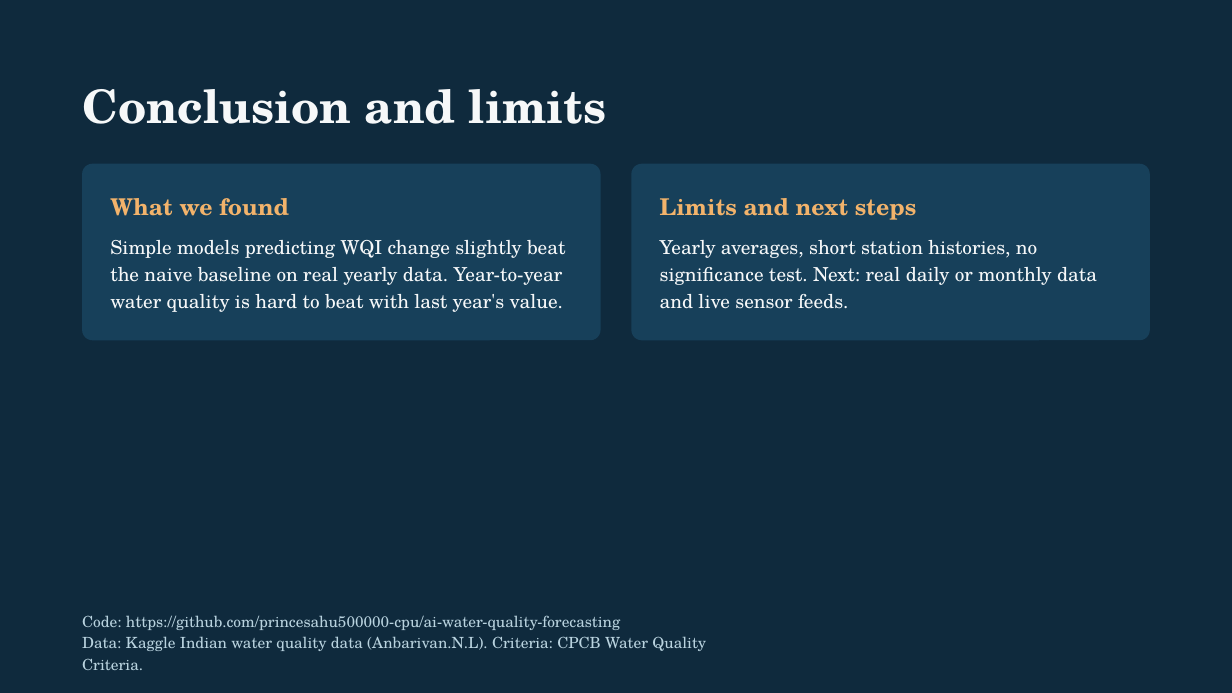
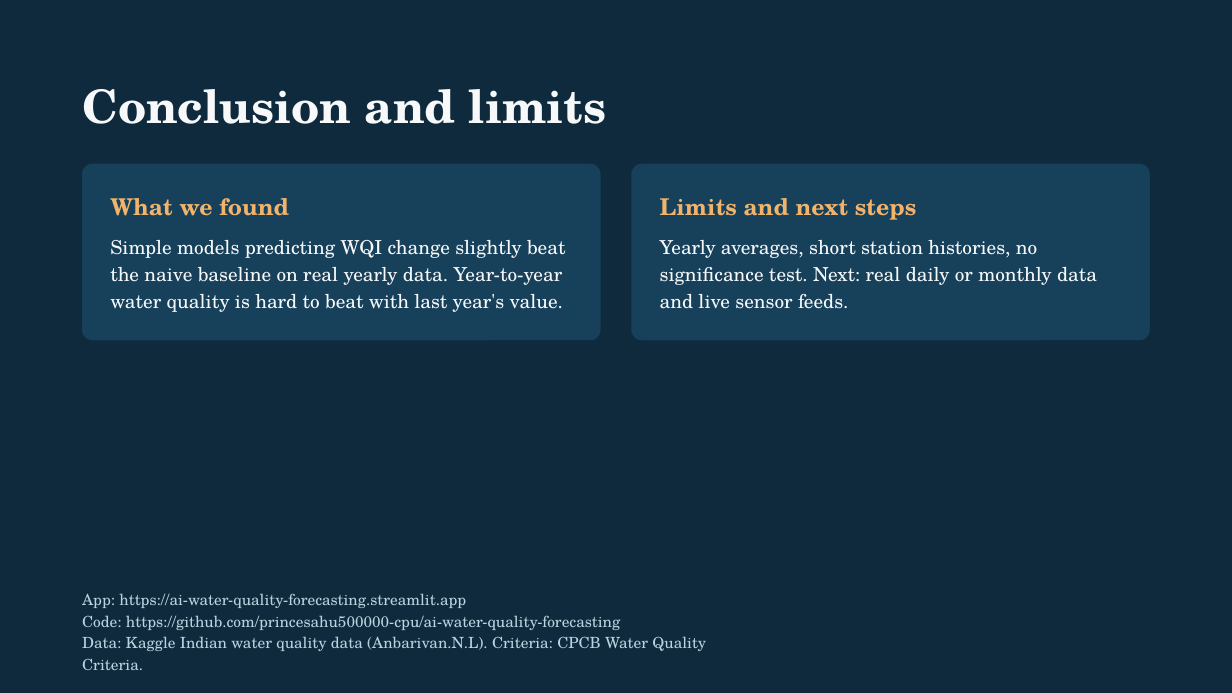
Before and after one commit to princesahu500000-cpu/ai-water-quality-forecasting, a slide deck: slide 17 of report/AI Water Quality Forecasting System - CSE276 CA1 (P18).pptx (slide 14 before the commit). Drawn at 1232x693 pixels with LibreOffice and Linux fonts; fonts in the diff are those of the drawing. Boxes give left, top, right and bottom in pixels: in the first picture for what was removed or moved away, otherwise in the second. Text is boxed around its words. In the diff, an @@ line names an element or a change of style, - is before the commit and + after.

```diff
--- a/report/AI Water Quality Forecasting System - CSE276 CA1 (P18).pptx
+++ b/report/AI Water Quality Forecasting System - CSE276 CA1 (P18).pptx
@@ text at box(82, 593, 466, 608): paragraph added @@
+App: https://ai-water-quality-forecasting.streamlit.app
@@ text "App: https://ai-water-quality-forecasting.streamlit.app": place and size @@
-text "App: https://ai-water-quality-forecasting.streamlit.app" at box(82, 615, 706, 651)
+text "App: https://ai-water-quality-forecasting.streamlit.app" at box(82, 593, 706, 651)
```
Also in this commit, not shown: 3 other slides changed, 4 slides added, 1 other file.
